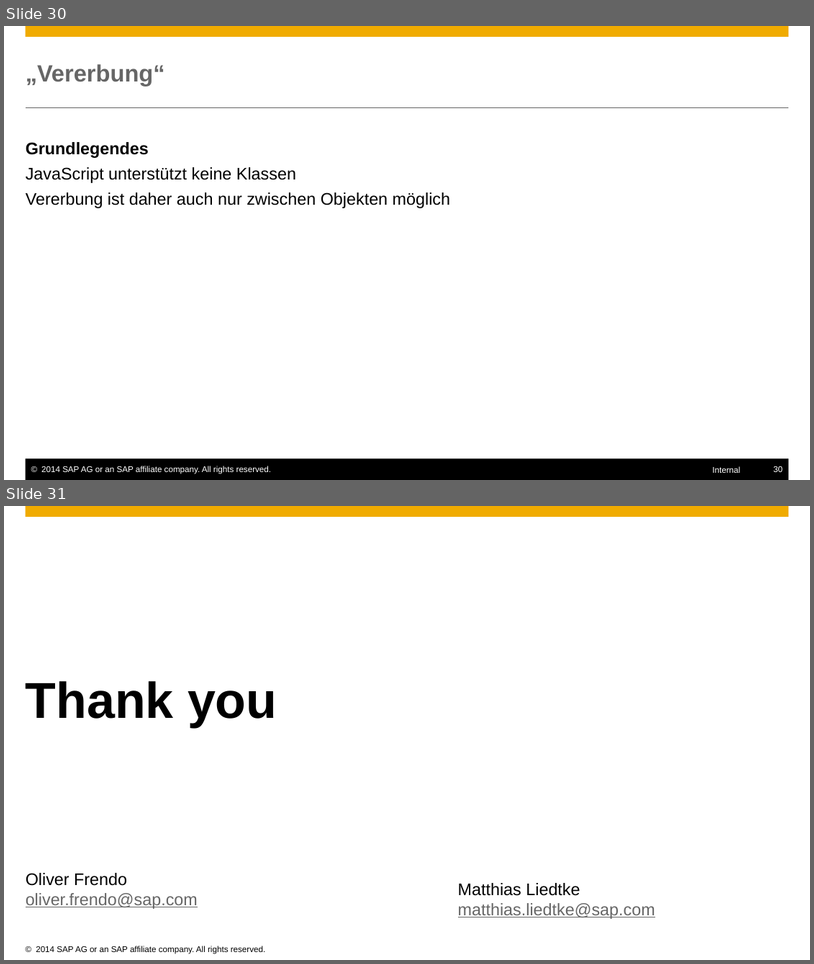
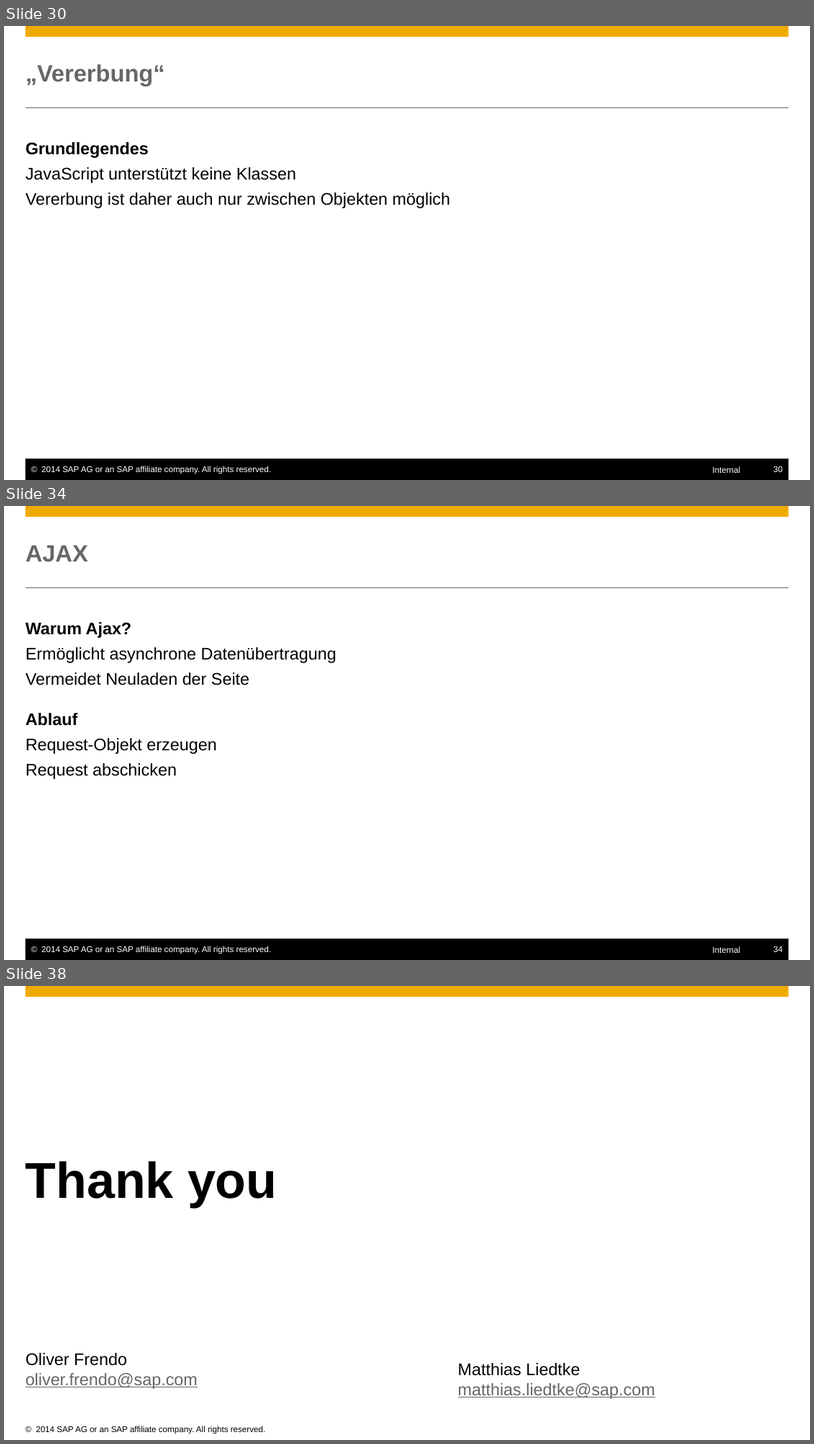
Before and after one commit to ofrendo/JSCrossCourse, a slide deck: JSCrosscourse.pptx. Shown one above the other, each under a label of ours: slides 30 and 31 before the commit, slides 30, 34 and 38 after it; the slides between them are not shown. The pictures are 814x964 and 814x1444 pixels, drawn with LibreOffice and Linux fonts; fonts in the diff are those of the drawing; background and template pictures are left out. Boxes give left, top, right and bottom in pixels: in the first picture for what was removed or moved away, otherwise in the second. Text is boxed around its words. In the diff, an @@ line names an element or a change of style, - is before the commit and + after.

Commit message:
ajax

```diff
--- a/JSCrosscourse.pptx
+++ b/JSCrosscourse.pptx
@@ slide 34 added at <box>4,506,810,960</box>, background #FFFFFF; not listed: 6 template elements that a slide beside it also shows @@
@@ title added at <box>26,545,88,562</box>, 28 pt, text #666666, bold @@
+AJAX
@@ text added at <box>26,622,337,779</box>, 20 pt, text #000000 @@
+Warum Ajax?
+  Ermöglicht asynchrone Datenübertragung
+  Vermeidet Neuladen der Seite
+Ablauf
+  Request-Objekt erzeugen
+  Request abschicken
@@ what was slide 31 is now slide 38 @@
```
Also in this commit, not shown: 1 slide changed, 6 other slides added, 4 other files.
